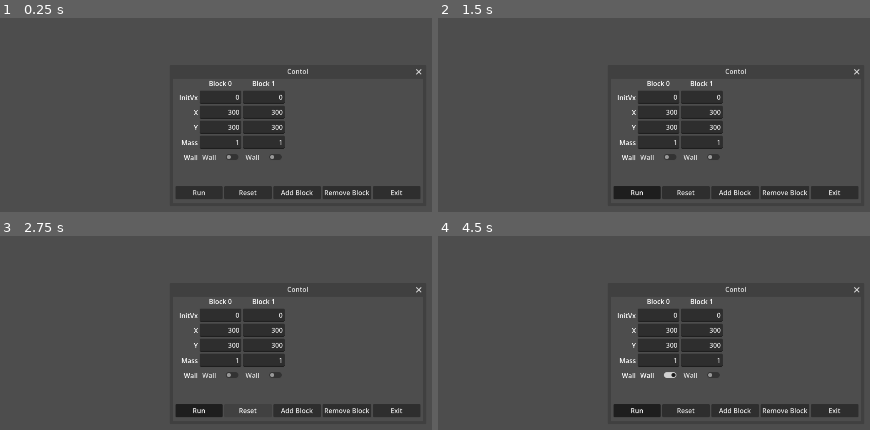
Above: before the commit, frames 1-4 (two rows, left to right).
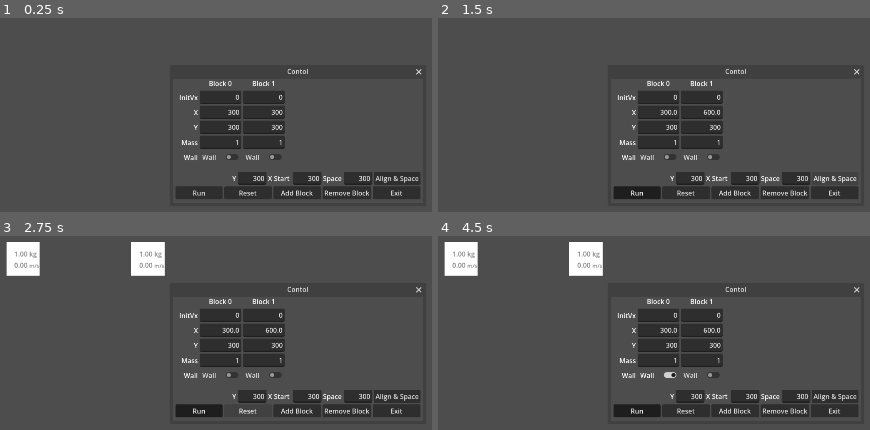
Above: after the commit, the same moments.

Repository: zznyjidi/CollisionEmulator
Game: Godot game, scene res://Defualt.tscn
The game is run twice, just before and just after one commit, with the same random seed, the same clock (stepped at 60 frames per second) and the same inputs.
Inputs (mouse positions are in pixels of both pictures, inside the frame that each line leads up to):
- Up to frame 1 (0.25 s): no input
- Up to frame 2 (1.5 s): click "Run" at 0.5 s; click (835, 179) at 1.25 s, where only the run after the commit has a clickable "Align & Space"
- Up to frame 3 (2.75 s): click "Reset" at 2 s
- Up to frame 4 (4.5 s): click "Add Block" at 2.75 s; click "Remove Block" at 3.5 s; click "Wall" at 4.25 s

The runs differ from the first frame. In frame 1, 2.4% of the frame differs, in the area x 44-98%, y 79-92%; in frame 2, 2.1%; in frame 3, 5.3%, in the area x 1-98%, y 3-92%; in frame 4, 5.3%.

Commit message:
working v3: auto align & spacing

Diff:
--- a/control/ControlWindow.tscn
+++ b/control/ControlWindow.tscn
@@ -65,7 +65,7 @@
 text = "Wall"
 horizontal_alignment = 2
 
-[node name="Buttons" type="HBoxContainer" parent="." unique_id=360340185]
+[node name="Buttons" type="VBoxContainer" parent="." unique_id=1386605229]
 anchors_preset = 12
 anchor_top = 1.0
 anchor_right = 1.0
@@ -78,34 +78,77 @@
 grow_vertical = 0
 alignment = 1
 
-[node name="RunButton" type="Button" parent="Buttons" unique_id=214835200]
+[node name="AlignButtons" type="HBoxContainer" parent="Buttons" unique_id=503475776]
+layout_mode = 2
+alignment = 2
+
+[node name="Y" type="Label" parent="Buttons/AlignButtons" unique_id=778013445]
+layout_mode = 2
+text = "Y"
+
+[node name="InputBlockY" type="LineEdit" parent="Buttons/AlignButtons" unique_id=386414990]
+layout_mode = 2
+text = "300"
+placeholder_text = "Y"
+alignment = 2
+
+[node name="Start" type="Label" parent="Buttons/AlignButtons" unique_id=600351373]
+layout_mode = 2
+text = "X Start "
+
+[node name="InputBlockStart" type="LineEdit" parent="Buttons/AlignButtons" unique_id=856937346]
+layout_mode = 2
+text = "300"
+placeholder_text = "Start"
+alignment = 2
+
+[node name="Space" type="Label" parent="Buttons/AlignButtons" unique_id=1188839321]
+layout_mode = 2
+text = "Space"
+
+[node name="InputBlockSpace" type="LineEdit" parent="Buttons/AlignButtons" unique_id=1983689181]
+layout_mode = 2
+text = "300"
+placeholder_text = "Space"
+alignment = 2
+
+[node name="AlignButton" type="Button" parent="Buttons/AlignButtons" unique_id=1055088692]
+layout_mode = 2
+text = "Align & Space"
+
+[node name="ControllButtons" type="HBoxContainer" parent="Buttons" unique_id=1559286945]
+layout_mode = 2
+alignment = 1
+
+[node name="RunButton" type="Button" parent="Buttons/ControllButtons" unique_id=214835200]
 layout_mode = 2
 size_flags_horizontal = 3
 toggle_mode = true
 text = "Run"
 
-[node name="ResetButton" type="Button" parent="Buttons" unique_id=1860885374]
+[node name="ResetButton" type="Button" parent="Buttons/ControllButtons" unique_id=1860885374]
 layout_mode = 2
 size_flags_horizontal = 3
 text = "Reset"
 
-[node name="AddButton" type="Button" parent="Buttons" unique_id=1663404659]
+[node name="AddButton" type="Button" parent="Buttons/ControllButtons" unique_id=1663404659]
 layout_mode = 2
 size_flags_horizontal = 3
 text = "Add Block"
 
-[node name="RemoveButton" type="Button" parent="Buttons" unique_id=580177025]
+[node name="RemoveButton" type="Button" parent="Buttons/ControllButtons" unique_id=580177025]
 layout_mode = 2
 size_flags_horizontal = 3
 text = "Remove Block"
 
-[node name="ExitButton" type="Button" parent="Buttons" unique_id=713909949]
+[node name="ExitButton" type="Button" parent="Buttons/ControllButtons" unique_id=713909949]
 layout_mode = 2
 size_flags_horizontal = 3
 text = "Exit"
 
-[connection signal="toggled" from="Buttons/RunButton" to="." method="_on_run_button_toggled"]
-[connection signal="pressed" from="Buttons/ResetButton" to="." method="_on_reset_button_pressed"]
-[connection signal="pressed" from="Buttons/AddButton" to="." method="_on_add_button_pressed"]
-[connection signal="pressed" from="Buttons/RemoveButton" to="." method="_on_remove_button_pressed"]
-[connection signal="pressed" from="Buttons/ExitButton" to="." method="_on_exit_button_pressed"]
+[connection signal="pressed" from="Buttons/AlignButtons/AlignButton" to="." method="_on_align_button_pressed"]
+[connection signal="toggled" from="Buttons/ControllButtons/RunButton" to="." method="_on_run_button_toggled"]
+[connection signal="pressed" from="Buttons/ControllButtons/ResetButton" to="." method="_on_reset_button_pressed"]
+[connection signal="pressed" from="Buttons/ControllButtons/AddButton" to="." method="_on_add_button_pressed"]
+[connection signal="pressed" from="Buttons/ControllButtons/RemoveButton" to="." method="_on_remove_button_pressed"]
+[connection signal="pressed" from="Buttons/ControllButtons/ExitButton" to="." method="_on_exit_button_pressed"]
--- a/control/control.gd
+++ b/control/control.gd
@@ -42,3 +42,12 @@
 func _on_remove_button_pressed() -> void:
 	var input_obj = block_inputs.pop_back()
 	$Margin/BlockInputs.remove_child(input_obj)
+
+func _on_align_button_pressed() -> void:
+	var Y = $Buttons/AlignButtons/InputBlockY.text
+	var X = float($Buttons/AlignButtons/InputBlockStart.text)
+	var XSpace = float($Buttons/AlignButtons/InputBlockSpace.text)
+	for input in block_inputs:
+		input.get_node("InputY").text = Y
+		input.get_node("InputX").text = str(X)
+		X += XSpace
